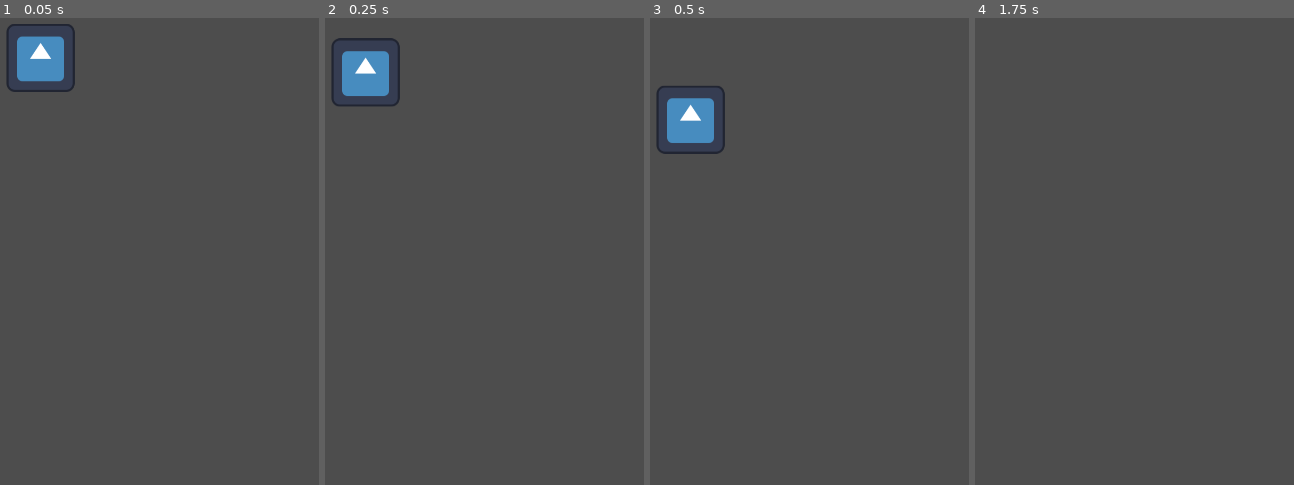
Above: before the commit, frames 1-4 (left to right).
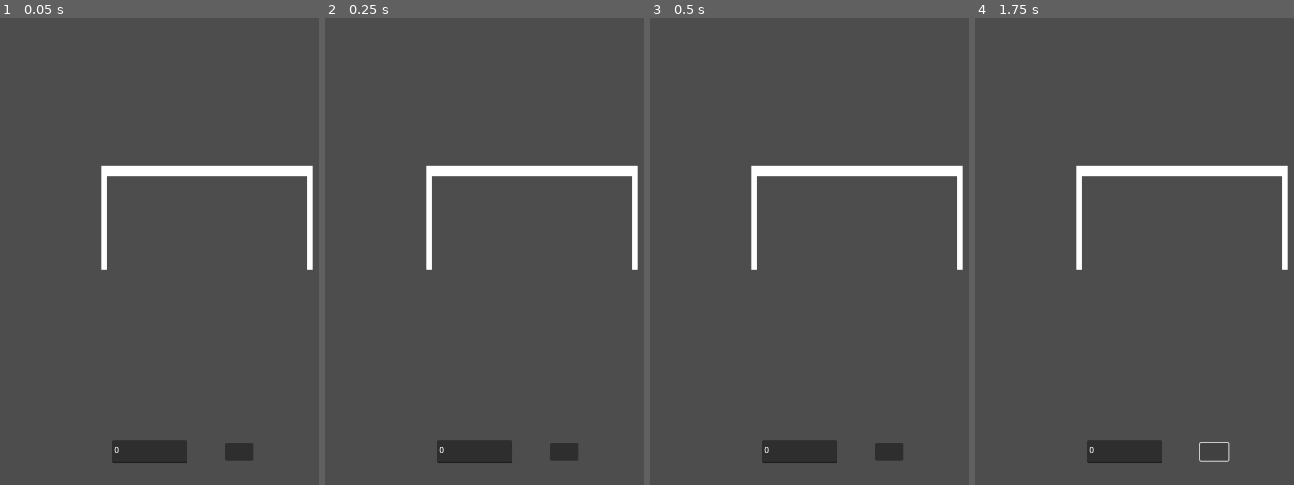
Above: after the commit, the same moments.

Repository: Dalbizu/Balanza-de-despeje
Game: Godot game, scene res://angle_scales.tscn
The game is run twice, just before and just after one commit, with the same random seed, the same clock (stepped at 60 frames per second) and the same inputs. Before the commit the project starts from res://gravity_scales.tscn. The engine's default icon, where the game draws it, is replaced by a stand-in: a white triangle on a blue panel in a dark square.
Inputs (mouse positions are in pixels of both pictures, inside the frame that each line leads up to):
- Up to frame 1 (0.05 s): no input
- Up to frame 2 (0.25 s): no input
- Up to frame 3 (0.5 s): no input
- Up to frame 4 (1.75 s): click (1214, 452) at 0.52 s; click (1214, 452) at 1.27 s

The runs differ from the first frame. In frame 1, 5.8% of the frame differs, in the area x 1-99%, y 1-96%; in frame 2, 5.8%; in frame 3, 5.8%; in frame 4, 3.7%.

Commit message:
Added angle scales
Works well

Diff:
--- /dev/null
+++ b/LeftPlate.gd
@@ -0,0 +1,11 @@
+extends Node2D
+
+
+# Called when the node enters the scene tree for the first time.
+func _ready():
+	position.x = -200
+
+
+# Called every frame. 'delta' is the elapsed time since the previous frame.
+func _process(delta):
+	pass
--- a/Algorithm Scales/algorithm_scales.tscn
+++ b/Other Scales/Algorithm Scales/algorithm_scales.tscn
@@ -1,12 +1,12 @@
 [gd_scene load_steps=12 format=3 uid="uid://b57vj2g5c3t17"]
 
-[ext_resource type="Script" path="res://Algorithm Scales/Scales.gd" id="1_l4lqd"]
+[ext_resource type="Script" path="res://Other Scales/Algorithm Scales/Scales.gd" id="1_l4lqd"]
 [ext_resource type="Texture2D" uid="uid://da80bp7dsngfn" path="res://Sprites/crossbar.png" id="2_vidq0"]
 [ext_resource type="Texture2D" uid="uid://bd7gg2w6fgx5x" path="res://Sprites/bar.png" id="3_5gis8"]
 [ext_resource type="Texture2D" uid="uid://cb77pp0ogo1lp" path="res://icon.svg" id="4_kdb8l"]
-[ext_resource type="Script" path="res://Algorithm Scales/Weith1.gd" id="5_f6507"]
+[ext_resource type="Script" path="res://Other Scales/Algorithm Scales/Weith1.gd" id="5_f6507"]
 [ext_resource type="Texture2D" uid="uid://duxfpor66vwjc" path="res://Sprites/Weith1.png" id="6_65nko"]
-[ext_resource type="Script" path="res://Algorithm Scales/Weith1Area.gd" id="7_lj5ih"]
+[ext_resource type="Script" path="res://Other Scales/Algorithm Scales/Weith1Area.gd" id="7_lj5ih"]
 
 [sub_resource type="RectangleShape2D" id="RectangleShape2D_36rtk"]
 size = Vector2(209.5, 48)
--- /dev/null
+++ b/RightPlate.gd
@@ -0,0 +1,11 @@
+extends Node2D
+
+
+# Called when the node enters the scene tree for the first time.
+func _ready():
+	position.x = 200
+
+
+# Called every frame. 'delta' is the elapsed time since the previous frame.
+func _process(delta):
+	pass
--- /dev/null
+++ b/Scale.gd
@@ -0,0 +1,11 @@
+extends Node2D
+
+
+# Called when the node enters the scene tree for the first time.
+func _ready():
+	position = Vector2(get_viewport().size.x/2, get_viewport().size.y/3)
+
+
+# Called every frame. 'delta' is the elapsed time since the previous frame.
+func _process(delta):
+	pass
--- /dev/null
+++ b/TextEdit.gd
@@ -0,0 +1,11 @@
+extends TextEdit
+
+
+# Called when the node enters the scene tree for the first time.
+func _ready():
+	text = "0"
+
+
+# Called every frame. 'delta' is the elapsed time since the previous frame.
+func _process(delta):
+	pass
--- /dev/null
+++ b/angle_scales.gd
@@ -0,0 +1,7 @@
+extends Node2D
+
+func _on_button_pressed():
+	var value : float = float($TextEdit.text)
+	$Scale.rotation = (value)
+	get_node("Scale/LeftPlate").rotation = (-value)
+	get_node("Scale/RightPlate").rotation = (-value)
--- /dev/null
+++ b/angle_scales.tscn
@@ -0,0 +1,54 @@
+[gd_scene load_steps=8 format=3 uid="uid://bw143tfxip5bn"]
+
+[ext_resource type="Script" path="res://angle_scales.gd" id="1_6l07b"]
+[ext_resource type="Script" path="res://Scale.gd" id="1_xeh30"]
+[ext_resource type="Texture2D" uid="uid://da80bp7dsngfn" path="res://Sprites/crossbar.png" id="2_uoagv"]
+[ext_resource type="Script" path="res://LeftPlate.gd" id="3_grs1s"]
+[ext_resource type="Script" path="res://RightPlate.gd" id="4_ps5g6"]
+[ext_resource type="Texture2D" uid="uid://bd7gg2w6fgx5x" path="res://Sprites/bar.png" id="4_xwv78"]
+[ext_resource type="Script" path="res://TextEdit.gd" id="7_8t6t6"]
+
+[node name="AngleScales" type="Node2D"]
+script = ExtResource("1_6l07b")
+
+[node name="Scale" type="Node2D" parent="."]
+position = Vector2(735, 423)
+script = ExtResource("1_xeh30")
+
+[node name="Crossbar" type="Node2D" parent="Scale"]
+
+[node name="Sprite2D" type="Sprite2D" parent="Scale/Crossbar"]
+texture = ExtResource("2_uoagv")
+
+[node name="LeftPlate" type="Node2D" parent="Scale"]
+position = Vector2(-200, 0)
+script = ExtResource("3_grs1s")
+
+[node name="LeftPlateSprite" type="Sprite2D" parent="Scale/LeftPlate"]
+position = Vector2(7, 88)
+rotation = 1.5708
+texture = ExtResource("4_xwv78")
+
+[node name="RightPlate" type="Node2D" parent="Scale"]
+position = Vector2(200, 0)
+script = ExtResource("4_ps5g6")
+
+[node name="RightPlateSprite" type="Sprite2D" parent="Scale/RightPlate"]
+position = Vector2(-7, 88)
+rotation = 1.5708
+texture = ExtResource("4_xwv78")
+
+[node name="TextEdit" type="TextEdit" parent="."]
+offset_left = 572.0
+offset_top = 805.0
+offset_right = 713.0
+offset_bottom = 848.0
+script = ExtResource("7_8t6t6")
+
+[node name="Button" type="Button" parent="."]
+offset_left = 784.0
+offset_top = 810.0
+offset_right = 837.0
+offset_bottom = 843.0
+
+[connection signal="pressed" from="Button" to="." method="_on_button_pressed"]
--- a/project.godot
+++ b/project.godot
@@ -11,7 +11,7 @@
 [application]
 
 config/name="Balanza de despeje"
-run/main_scene="res://gravity_scales.tscn"
+run/main_scene="res://angle_scales.tscn"
 config/features=PackedStringArray("4.2", "Forward Plus")
 config/icon="res://icon.svg"
 
Renamed: Algorithm Scales/Scales.gd -> Other Scales/Algorithm Scales/Scales.gd
Renamed: Algorithm Scales/Weith1.gd -> Other Scales/Algorithm Scales/Weith1.gd
Renamed: Algorithm Scales/Weith1Area.gd -> Other Scales/Algorithm Scales/Weith1Area.gd
Renamed: gravity_scales.tscn -> Other Scales/gravity_scales.tscn
